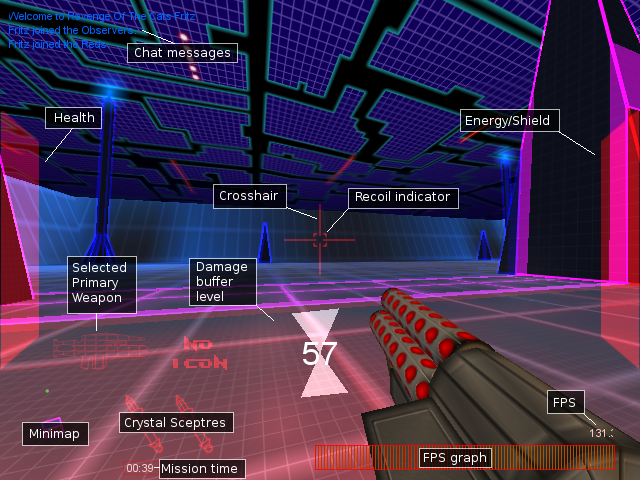
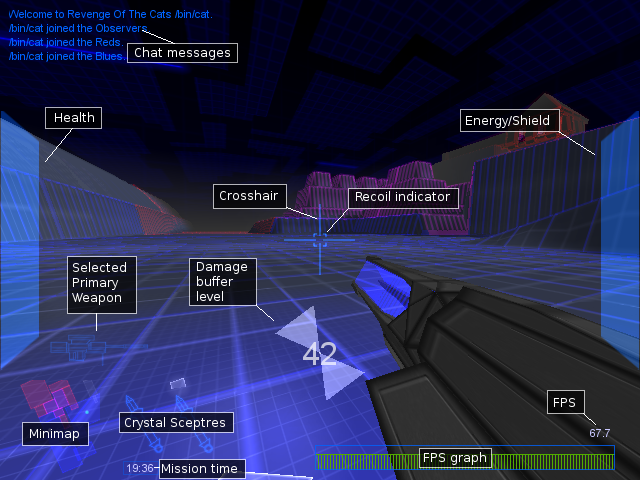
Two versions of the same layered image (640 × 480). Layer-by-layer changes:
added layer "Pasted Layer#1" above "Eingefügte Ebene" over (0, 0, 640, 480)
